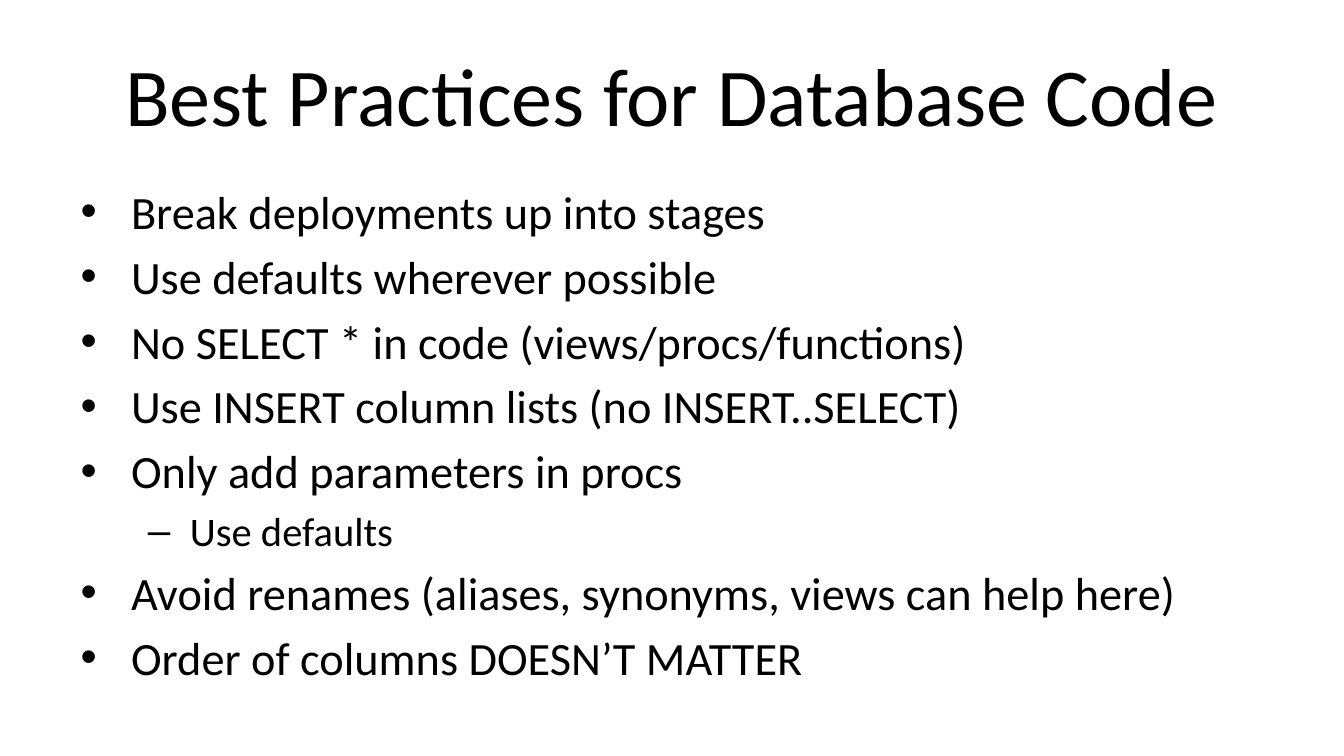
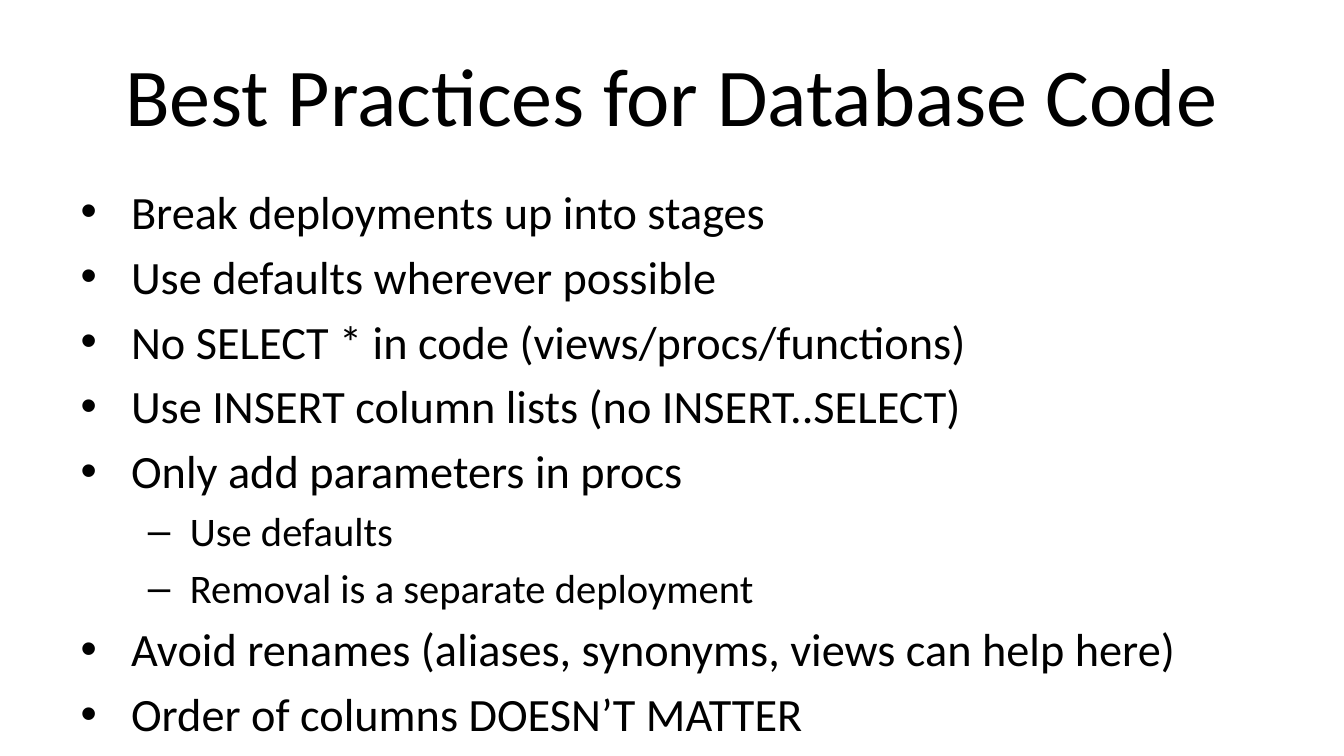
Before and after one commit to way0utwest/ZeroDowntime, a slide deck: slide 35 of VSLive_LasVegas2023_W19_ArchitectZeroDowntime.pptx. Drawn at 1344x756 pixels with LibreOffice and Linux fonts; fonts in the diff are those of the drawing; background and template pictures are left out. Boxes give left, top, right and bottom in pixels: in the first picture for what was removed or moved away, otherwise in the second. Text is boxed around its words. In the diff, an @@ line names an element or a change of style, - is before the commit and + after.

```diff
--- a/VSLive_LasVegas2023_W19_ArchitectZeroDowntime.pptx
+++ b/VSLive_LasVegas2023_W19_ArchitectZeroDowntime.pptx
@@ text at box(190, 575, 754, 610): paragraph added @@
+  – Removal is a separate deployment
```
Also in this commit, not shown: 10 other slides changed, 1 slide added.
